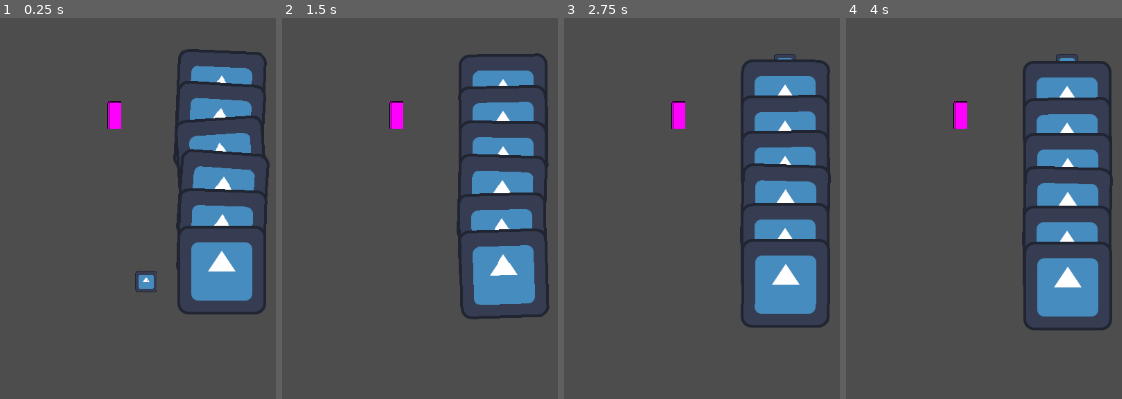
Above: before the commit, frames 1-4 (left to right).
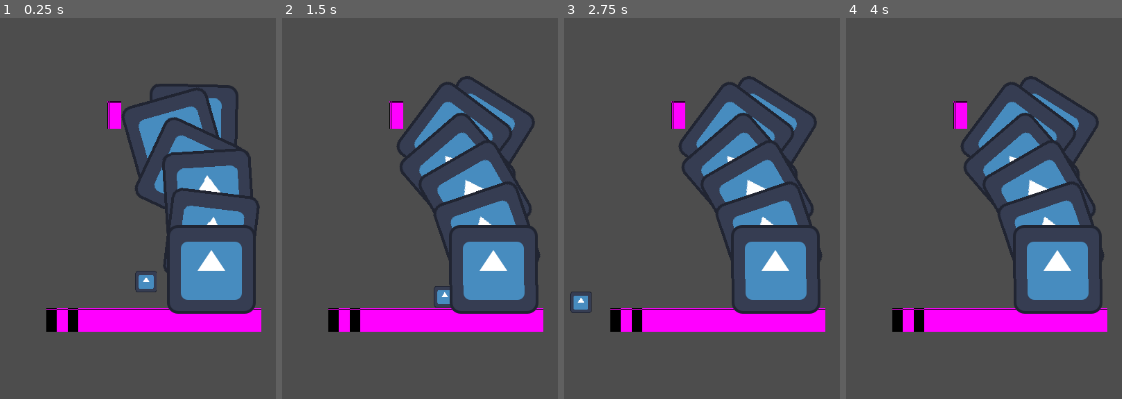
Above: after the commit, the same moments.

Repository: Daniel-M-C/CalgaryHacks2025
Game: Godot game, scene res://World/main_world.tscn
Same seed, same stepped clock (60 frames per second), same inputs: the game is played once before the commit and once after it. The engine's default icon, where the game draws it, is replaced by a stand-in: a white triangle on a blue panel in a dark square.
Inputs (mouse positions are in pixels of both pictures, inside the frame that each line leads up to):
- Up to frame 1 (0.25 s): no input
- Up to frame 2 (1.5 s): tap Enter (ui_accept) at 0.5, 0.77 s; move the mouse to (outside the picture) at 0.52 s; press the mouse at (outside the picture) at 0.53 s; hold Right (ui_right) from 0.53 s (still down); move the mouse to (397, 216) at 1.27 s; release the mouse at (397, 216) at 1.28 s; click (397, 216) at 1.35 s
- Up to frame 3 (2.75 s): tap Enter (ui_accept) at 1.52 s; move the mouse to (outside the picture) at 2.02 s; release Right (ui_right) at 2.03 s; press the mouse at (outside the picture) at 2.03 s; hold Left (ui_left) from 2.03 s (still down)
- Up to frame 4 (4 s): move the mouse to (1080, 280) at 2.77 s; release Left (ui_left) at 2.78 s; release the mouse at (1080, 280) at 2.78 s; hold Right (ui_right) from 2.78 s (still down); click (1080, 280) at 2.85 s; tap Enter (ui_accept) at 3.02, 3.77 s; move the mouse to (outside the picture) at 3.52 s; press the mouse at (outside the picture) at 3.53 s

The runs differ from the first frame. In frame 1, 17% of the frame differs, in the area x 16-98%, y 8-83%; in frame 2, 19%; in frame 3, 21%, in the area x 2-97%, y 9-83%; in frame 4, 21%.

Commit message:
cable done

Diff:
--- a/World/main_world.tscn
+++ b/World/main_world.tscn
@@ -1,11 +1,8 @@
-[gd_scene load_steps=5 format=3 uid="uid://i5nl44n31aam"]
+[gd_scene load_steps=4 format=3 uid="uid://i5nl44n31aam"]
 
 [ext_resource type="PackedScene" uid="uid://dwryfod28727j" path="res://World/InteractibleObjects/draggable_platform.tscn" id="1_16qqv"]
 [ext_resource type="PackedScene" uid="uid://ctkpfei25vhd4" path="res://player_one.tscn" id="2_rocas"]
 [ext_resource type="PackedScene" uid="uid://bhsrdhvqho0uw" path="res://cable.tscn" id="3_r6447"]
-
-[sub_resource type="WorldBoundaryShape2D" id="WorldBoundaryShape2D_8rdcw"]
-distance = -2.16852
 
 [node name="MainWorld" type="Node2D"]
 
@@ -16,14 +13,10 @@
 [node name="PlayerOne" parent="." instance=ExtResource("2_rocas")]
 position = Vector2(391, 425)
 
+[node name="DraggablePlatform2" parent="." instance=ExtResource("1_16qqv")]
+position = Vector2(402, 508)
+scale = Vector2(15.5215, 0.871832)
+lock_y = true
+
 [node name="Cable" parent="." instance=ExtResource("3_r6447")]
-position = Vector2(499, 141)
-scale = Vector2(0.25, 0.25)
-
-[node name="Area2D" type="Area2D" parent="."]
-position = Vector2(444, 648)
-rotation = 3.12471
-
-[node name="CollisionShape2D" type="CollisionShape2D" parent="Area2D"]
-position = Vector2(-8.50521, 29.8607)
-shape = SubResource("WorldBoundaryShape2D_8rdcw")
+position = Vector2(484, 232)
--- a/cable.tscn
+++ b/cable.tscn
@@ -1,5 +1,6 @@
-[gd_scene load_steps=5 format=3 uid="uid://bhsrdhvqho0uw"]
+[gd_scene load_steps=6 format=3 uid="uid://bhsrdhvqho0uw"]
 
+[ext_resource type="Script" uid="uid://bmf7uyi2mx36f" path="res://cable.gd" id="1_3ytm0"]
 [ext_resource type="Texture2D" uid="uid://bd4baj72jb54t" path="res://icon.svg" id="1_omul7"]
 
 [sub_resource type="RectangleShape2D" id="RectangleShape2D_3ytm0"]
@@ -13,6 +14,8 @@
 size = Vector2(113, 114)
 
 [node name="Cable" type="Node2D"]
+scale = Vector2(0.25, 0.25)
+script = ExtResource("1_3ytm0")
 
 [node name="CableBlock" type="StaticBody2D" parent="."]
 position = Vector2(0, -2)
--- a/player_one.tscn
+++ b/player_one.tscn
@@ -67,6 +67,7 @@
 
 [node name="GPUParticles2D" type="GPUParticles2D" parent="."]
 position = Vector2(0, -2)
+emitting = false
 amount = 24
 process_material = SubResource("ParticleProcessMaterial_oe7yg")
 
--- a/project.godot
+++ b/project.godot
@@ -25,6 +25,7 @@
 
 [layer_names]
 
+2d_physics/layer_1="Tiles"
 2d_physics/layer_4="PlayerHurter"
 
 [rendering]
